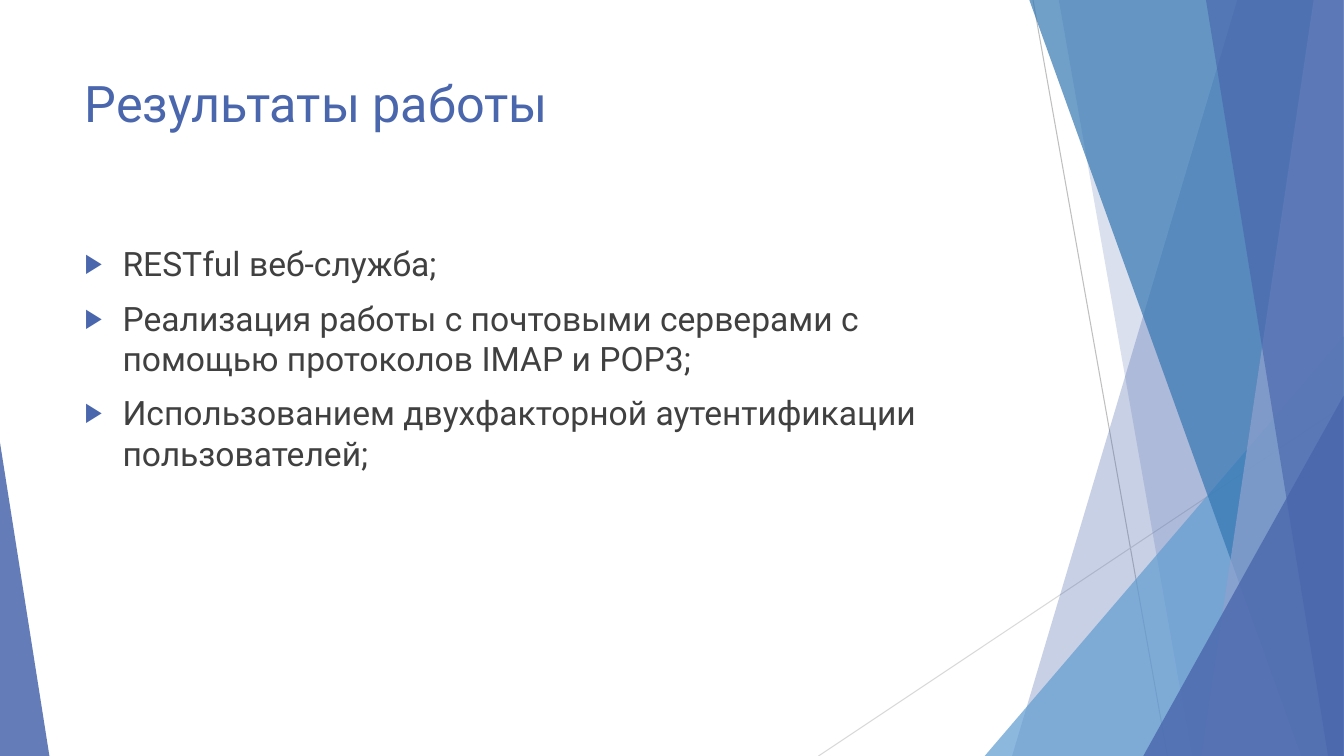
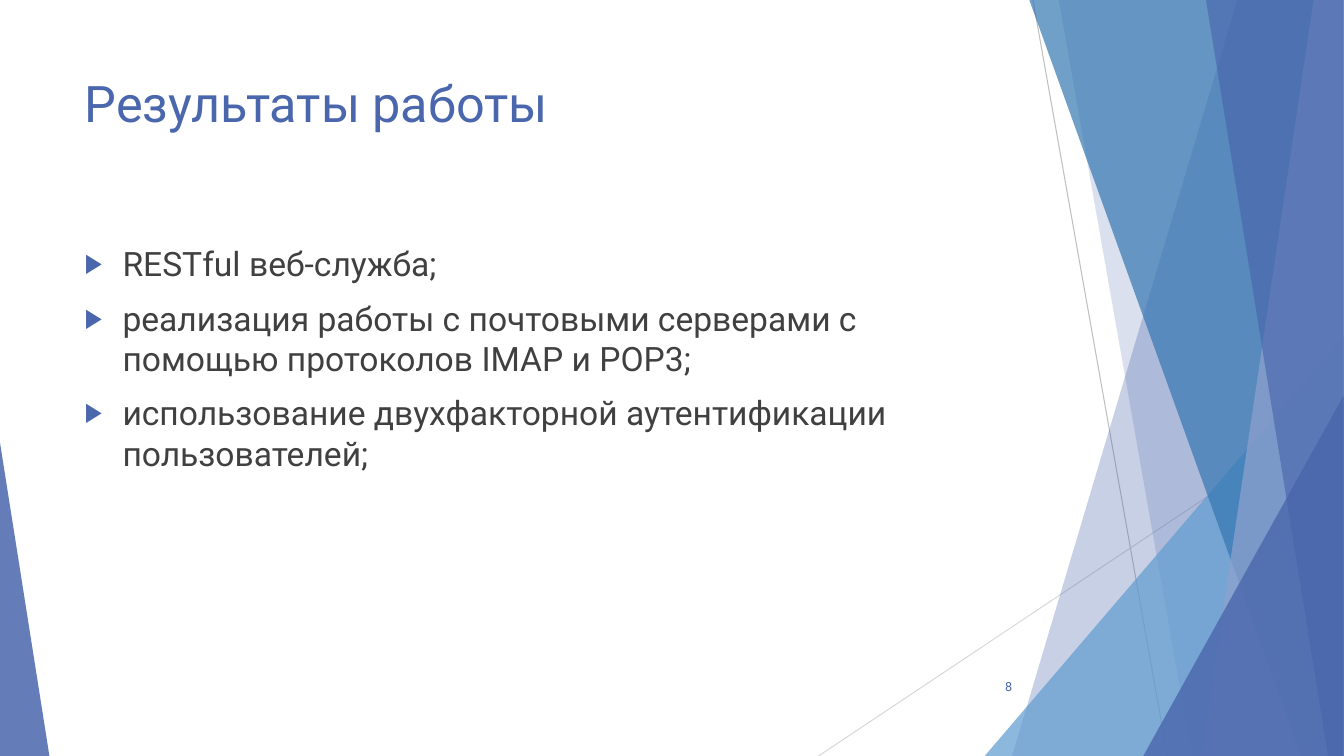
Before and after one commit to mJaJksJ/VCR, a slide deck: slide 8 of Конференция/Мясников_Презентация.pptx. Drawn at 1344x756 pixels with LibreOffice and Linux fonts; fonts in the diff are those of the drawing. Boxes give left, top, right and bottom in pixels: in the first picture for what was removed or moved away, otherwise in the second. Text is boxed around its words. In the diff, an @@ line names an element or a change of style, - is before the commit and + after.

```diff
--- a/Конференция/Мясников_Презентация.pptx
+++ b/Конференция/Мясников_Презентация.pptx
@@ text at bbox=[123, 305, 886, 471]: text changed @@
-▶ Реализация работы с почтовыми серверами с помощью протоколов IMAP и POP3;
-▶ Использованием двухфакторной аутентификации пользователей;
+▶ реализация работы с почтовыми серверами с помощью протоколов IMAP и POP3;
+▶ использование двухфакторной аутентификации пользователей;
@@ page number added at bbox=[1005, 682, 1012, 691], 9 pt, text #4A66AC @@
+8
```
Also in this commit, not shown: 7 other slides changed, 10 other files.
